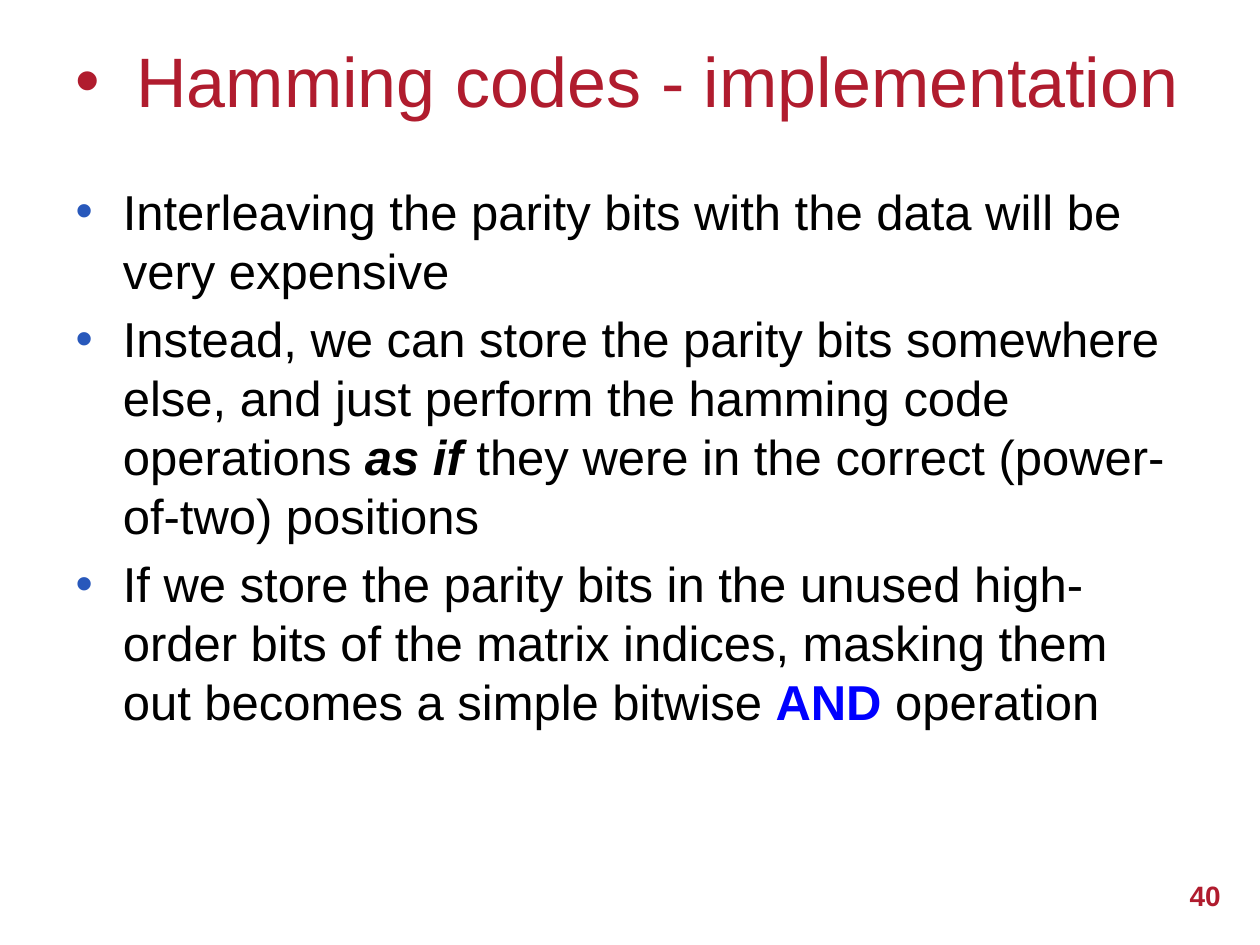
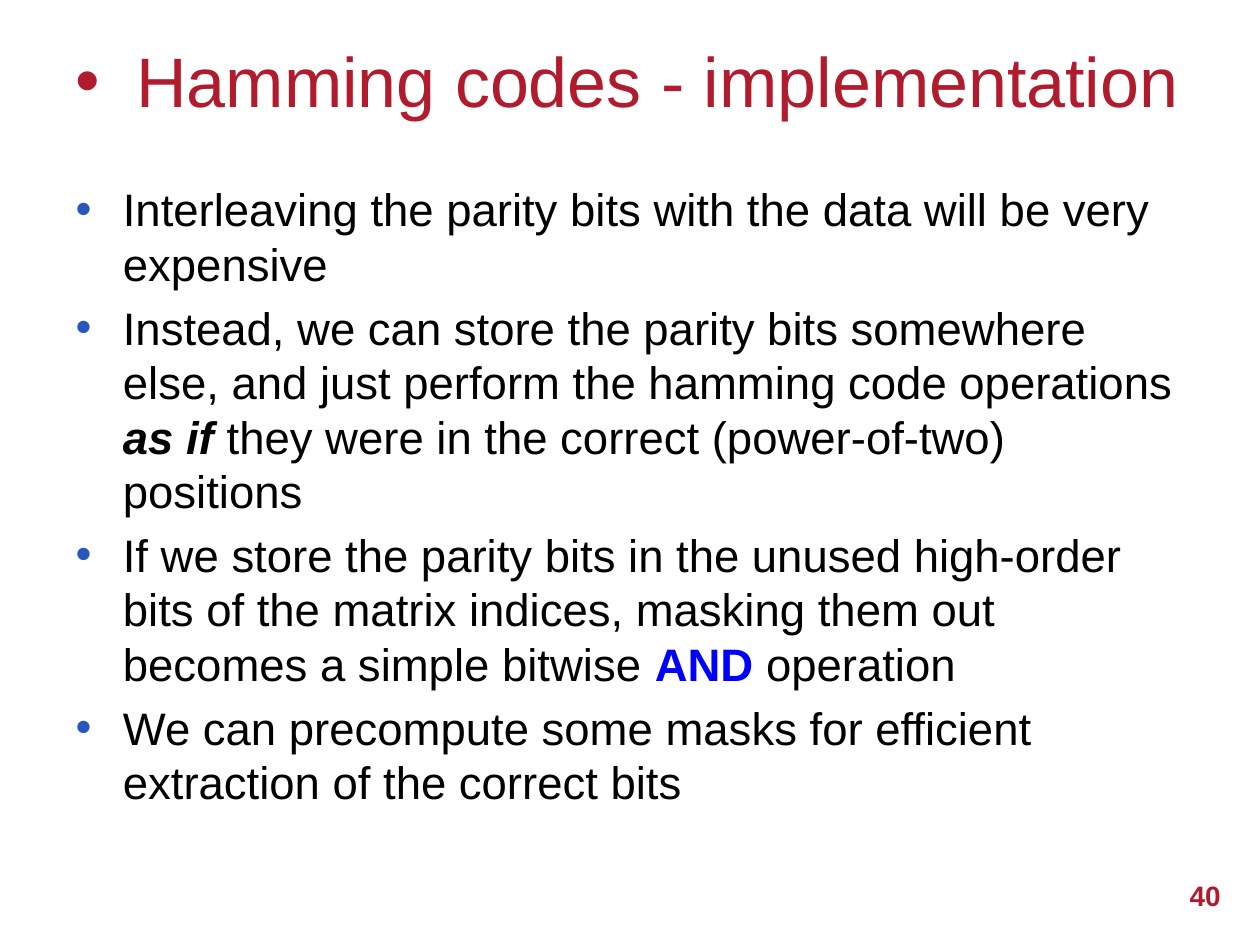
Before and after one commit to UoB-HPC/abft-training, a slide deck: slide 40 of sparse-abft.pptx. Drawn at 1260x945 pixels with LibreOffice and Linux fonts; fonts in the diff are those of the drawing; background and template pictures are left out. Boxes give left, top, right and bottom in pixels: in the first picture for what was removed or moved away, otherwise in the second. Text is boxed around its words. In the diff, an @@ line names an element or a change of style, - is before the commit and + after.

```diff
--- a/sparse-abft.pptx
+++ b/sparse-abft.pptx
@@ text at <box>123,193,1171,690</box>: size 28 to 26 pt in "Interleaving the parity bits with the data ...", "Instead, we can store the parity bits ...", "If we store the parity bits in ..." @@
@@ text at <box>123,712,1031,800</box>: paragraph added @@
+• We can precompute some masks for efficient extraction of the correct bits
```
Also in this commit, not shown: 3 other slides changed, 2 slides added.
